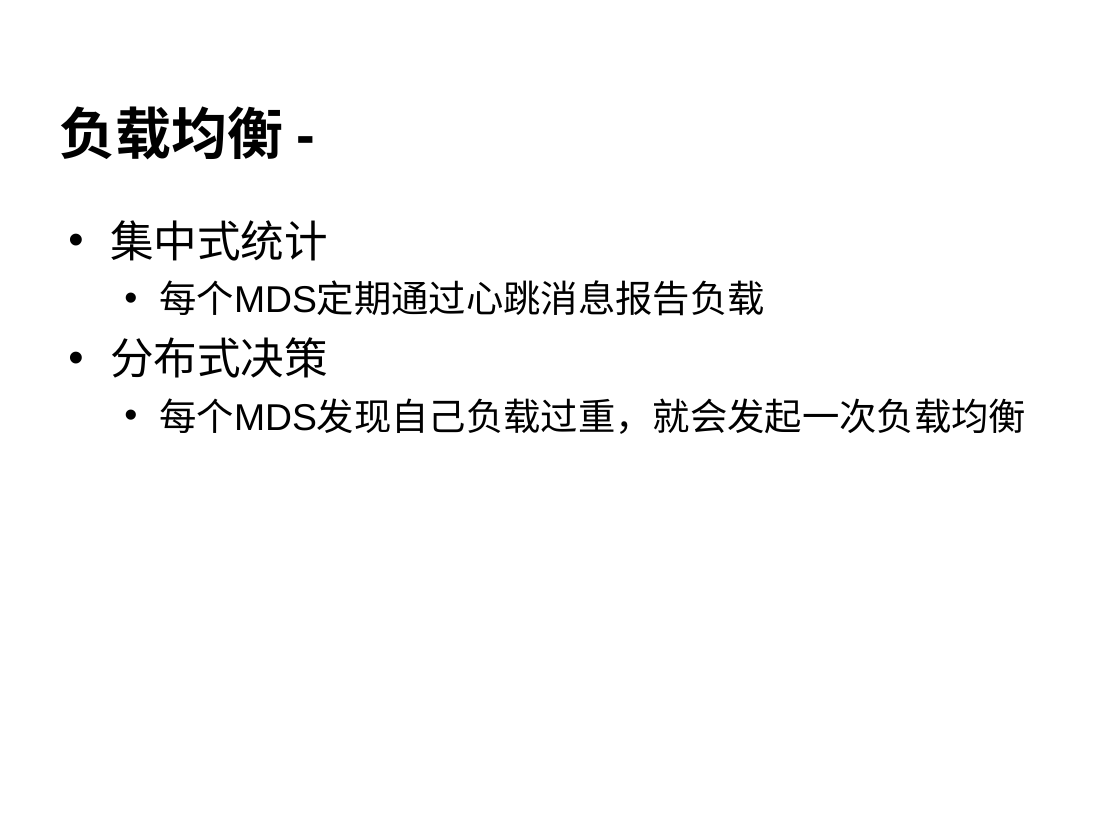
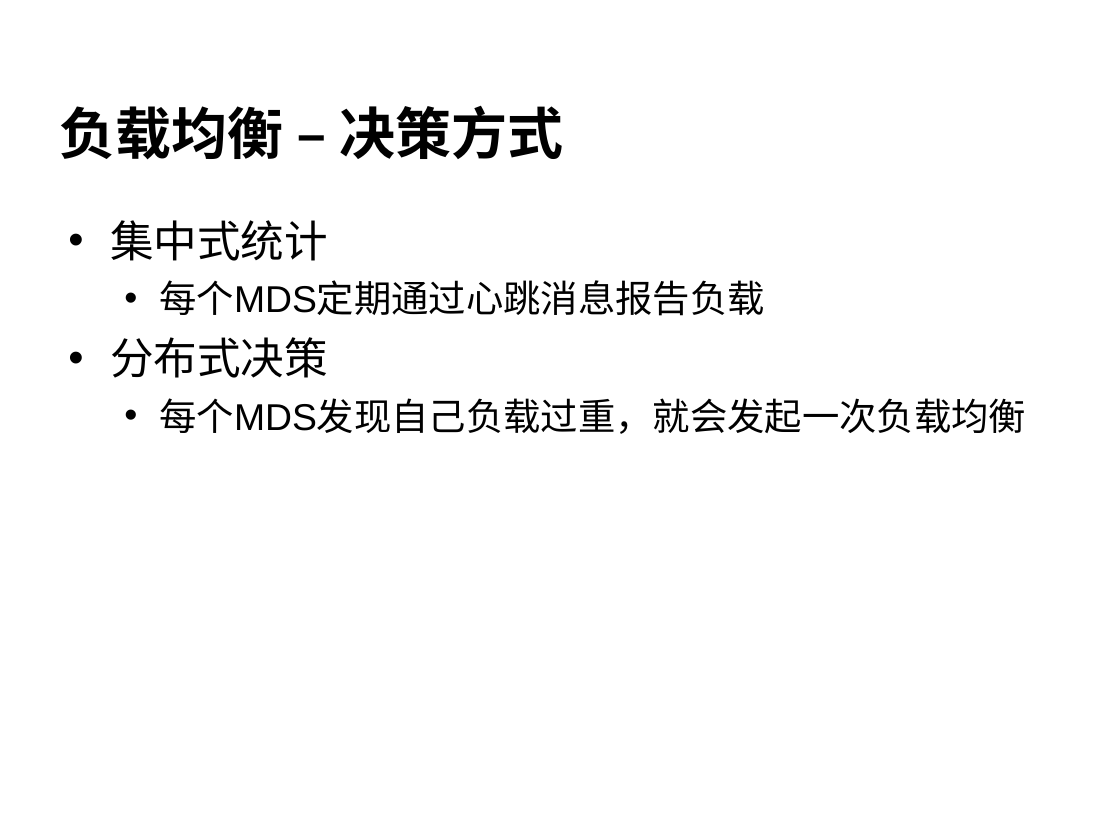
Before and after one commit to cheliequan/idning-paper, a slide deck: slide 18 of draft/答辩.ppt. Drawn at 1120x840 pixels with LibreOffice and Linux fonts; fonts in the diff are those of the drawing; background and template pictures are left out. Boxes give left, top, right and bottom in pixels: in the first picture for what was removed or moved away, otherwise in the second. Text is boxed around its words. In the diff, an @@ line names an element or a change of style, - is before the commit and + after.

```diff
--- a/draft/答辩.ppt
+++ b/draft/答辩.ppt
@@ title at (60,105,563,160): text changed @@
-负载均衡 -
+负载均衡 – 决策方式
```
Also in this commit, not shown: 5 other slides changed.
